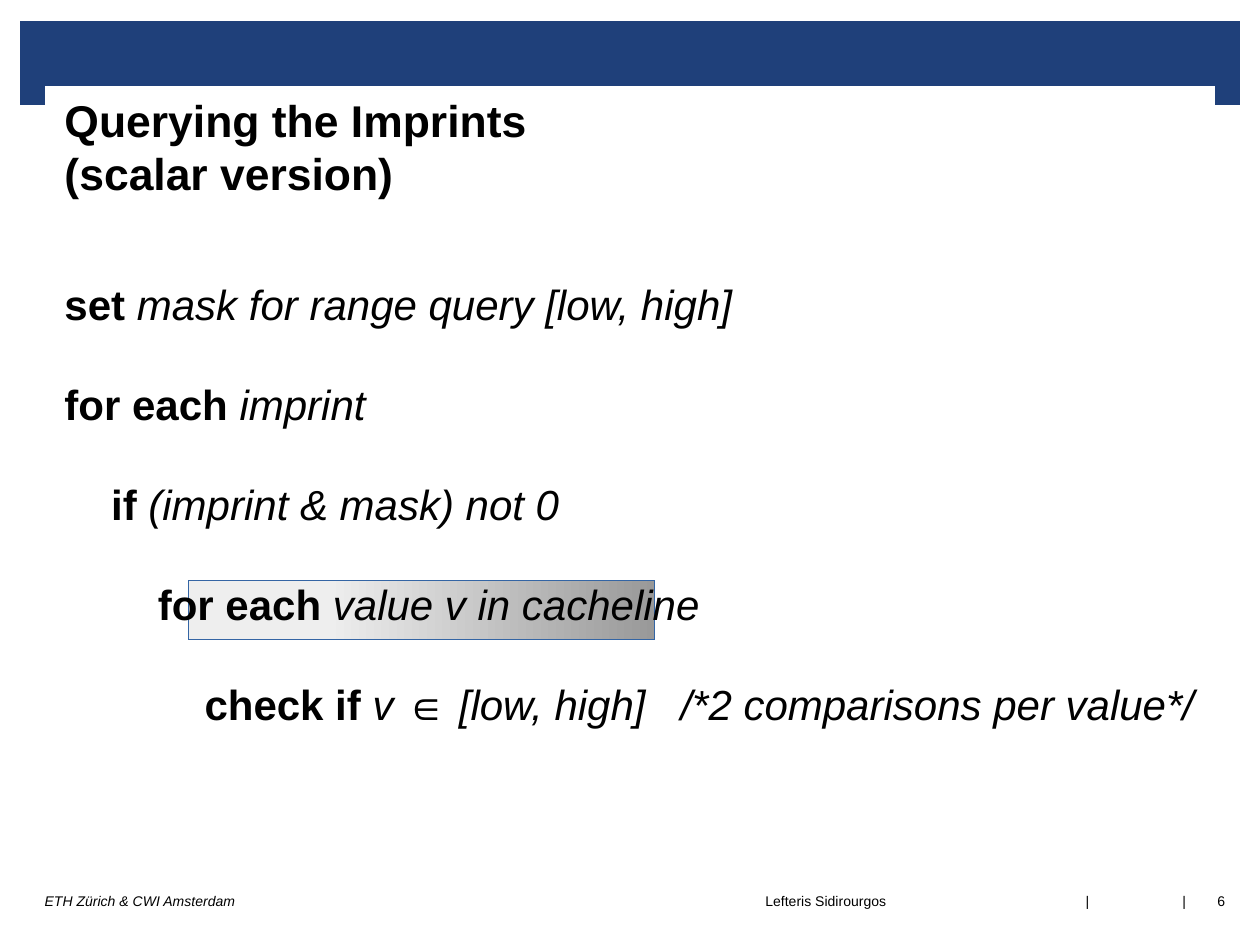
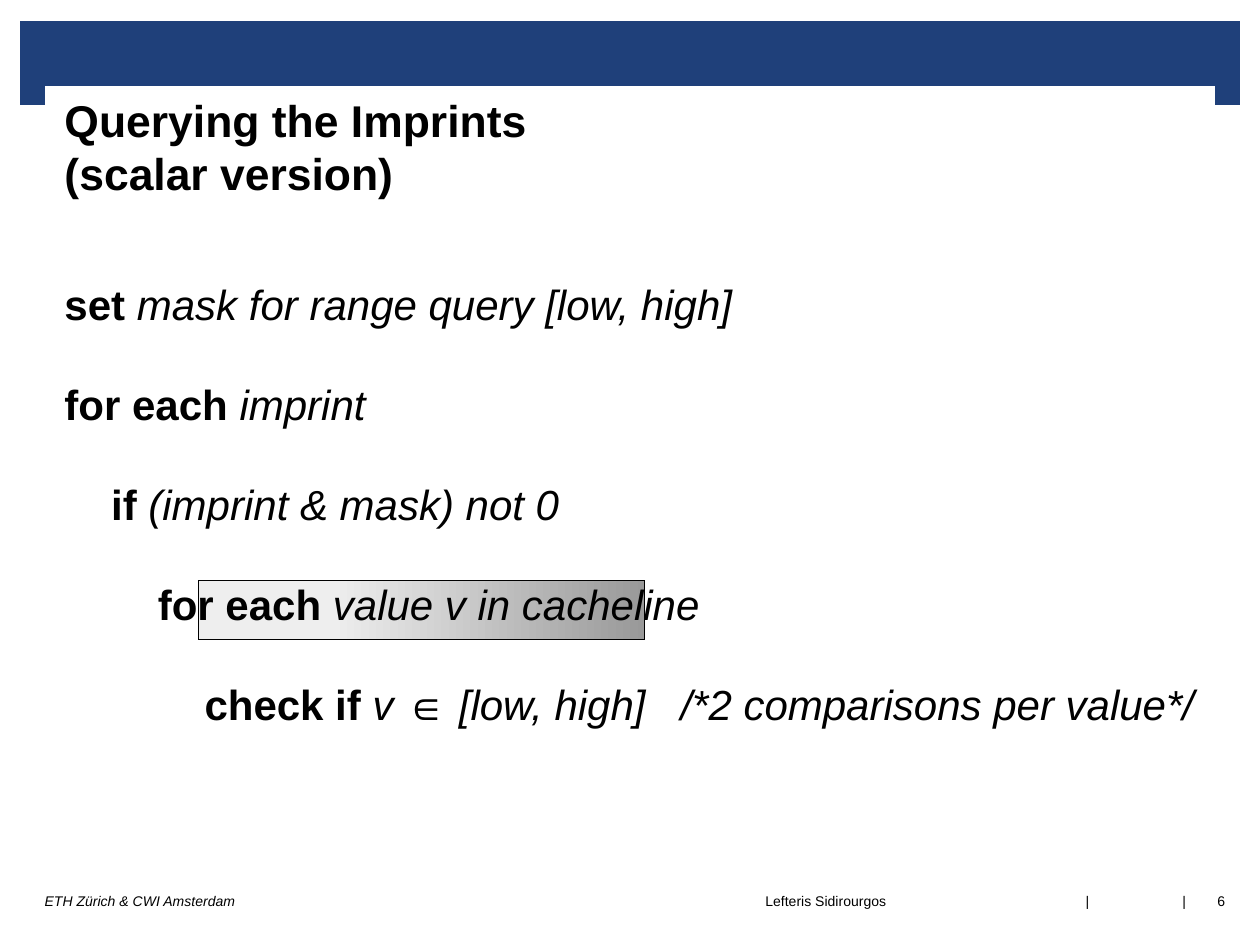
Before and after one commit to lsidir/imprints, a slide deck: slide 6 of DaMoN-paper/presentation/damon17.odp. Drawn at 1260x945 pixels with LibreOffice and Linux fonts; fonts in the diff are those of the drawing; background and template pictures are left out. Boxes give left, top, right and bottom in pixels: in the first picture for what was removed or moved away, otherwise in the second. Text is boxed around its words. In the diff, an @@ line names an element or a change of style, - is before the commit and + after.

```diff
--- a/DaMoN-paper/presentation/damon17.odp
+++ b/DaMoN-paper/presentation/damon17.odp
@@ rectangle resized from (x1=189, y1=581, x2=655, y2=640) to (x1=198, y1=581, x2=644, y2=640) @@
@@ rectangle at (x1=198, y1=581, x2=644, y2=640): outline #3465A4 0 pt to #000000 0 pt @@
```
Also in this commit, not shown: 7 other slides changed.
